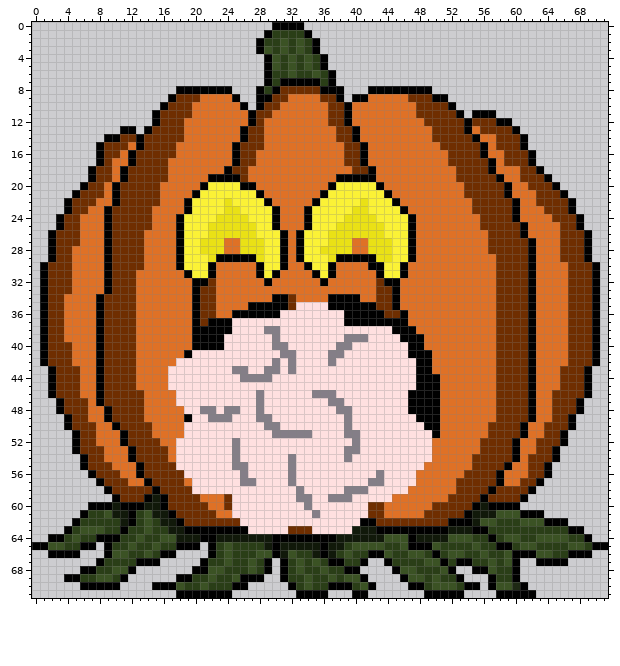
Sprite sheet, stored at Mystery_Dungeon.gmx/sprites/images/spr_pumpkin_shoot_0.png. Above is the file before it was changed.
The file is 72x72 pixels.
Now the later version:
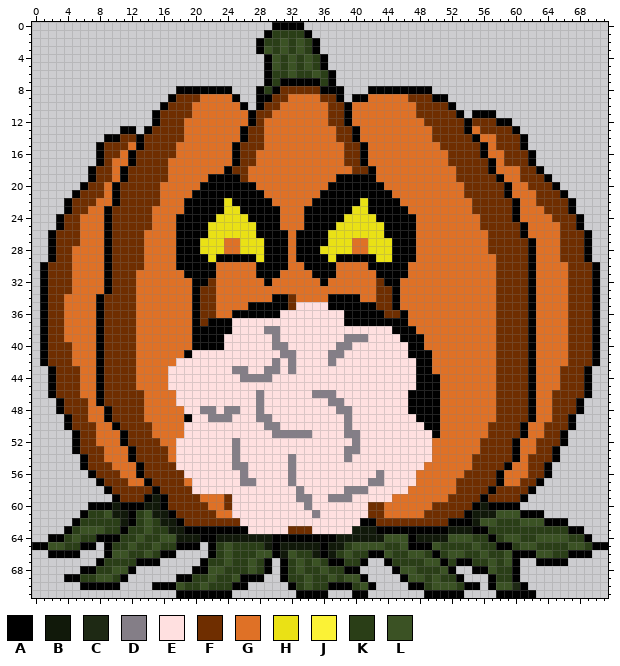
Palette (. is transparent): A #000000  B #11190a  C #1e2914  D #847e87  E #ffe0e0  F #6f2e00  G #df7126  H #eae115  J #fbf236  K #2a3e17  L #3b5224
Diff:
{"y":20,"x":22,"old":"JJJJ","new":"AAAA"}
{"y":20,"x":38,"old":"JJJJJ","new":"AAAAA"}
{"y":21,"x":21,"old":"JJJJJJJ","new":"AAAAAAA"}
{"y":21,"x":37,"old":"JJJJJJJ","new":"AAAAAAA"}
{"y":22,"x":20,"old":"JJJJ","new":"AAAA"}
{"y":22,"x":25,"old":"JJJJ","new":"AAAA"}
{"y":22,"x":36,"old":"JJJJJ","new":"AAAAA"}
{"y":22,"x":42,"old":"JJJ","new":"AAA"}
{"y":23,"x":20,"old":"JJJJ","new":"AAAA"}
{"y":23,"x":26,"old":"JJJJ","new":"AAAA"}
{"y":23,"x":35,"old":"JJJJJ","new":"AAAAA"}
{"y":23,"x":42,"old":"JJJJ","new":"AAAA"}
{"y":24,"x":19,"old":"JJJJ","new":"AAAA"}
{"y":24,"x":27,"old":"JJJ","new":"AAA"}
{"y":24,"x":35,"old":"JJJJ","new":"AAAA"}
{"y":24,"x":43,"old":"JJJJ","new":"AAAA"}
{"y":25,"x":19,"old":"JJJ","new":"AAA"}
{"y":25,"x":28,"old":"JJ","new":"AA"}
{"y":25,"x":35,"old":"JJJ","new":"AAA"}
{"y":25,"x":44,"old":"JJJ","new":"AAA"}
{"y":26,"x":19,"old":"JJJ","new":"AAA"}
{"y":26,"x":28,"old":"JJJ","new":"AAA"}
{"y":26,"x":34,"old":"JJJ","new":"AAA"}
{"y":26,"x":44,"old":"JJJ","new":"AAA"}
{"y":27,"x":19,"old":"JJ","new":"AA"}
{"y":27,"x":29,"old":"JJ","new":"AA"}
{"y":27,"x":34,"old":"JJJ","new":"AAA"}
{"y":27,"x":45,"old":"JJ","new":"AA"}
{"y":28,"x":19,"old":"JJ","new":"AA"}
{"y":28,"x":29,"old":"JJ","new":"AA"}
{"y":28,"x":34,"old":"JJ","new":"AA"}
{"y":28,"x":45,"old":"JJ","new":"AA"}
{"y":29,"x":19,"old":"JJJ","new":"AAA"}
{"y":29,"x":29,"old":"JJ","new":"AA"}
{"y":29,"x":34,"old":"JJJ","new":"AAA"}
{"y":29,"x":45,"old":"JJ","new":"AA"}
{"y":30,"x":19,"old":"JJJ","new":"AAA"}
{"y":30,"x":29,"old":"JJ","new":"AA"}
{"y":30,"x":35,"old":"JJ","new":"AA"}
{"y":30,"x":44,"old":"JJ","new":"AA"}
{"y":31,"x":20,"old":"JJ","new":"AA"}
{"y":31,"x":29,"old":"J","new":"A"}
{"y":31,"x":36,"old":"J","new":"A"}
{"y":31,"x":44,"old":"JJ","new":"AA"}
{"label":"changed","picture_box":[184,182,408,278]}
